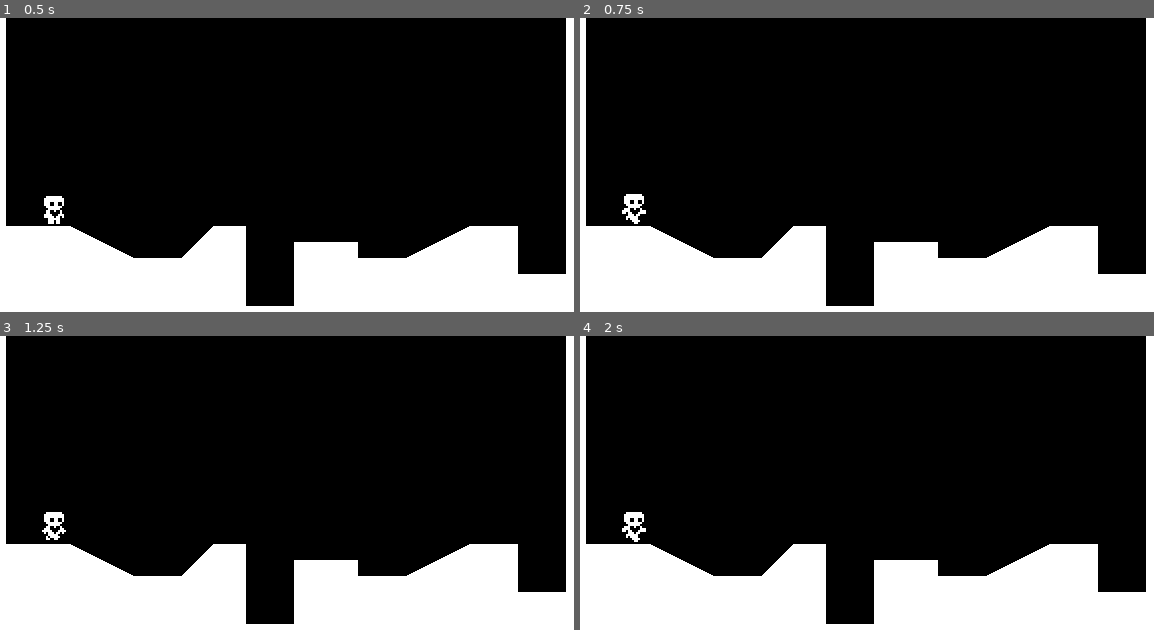
Above: before the commit, frames 1-4 (two rows, left to right).
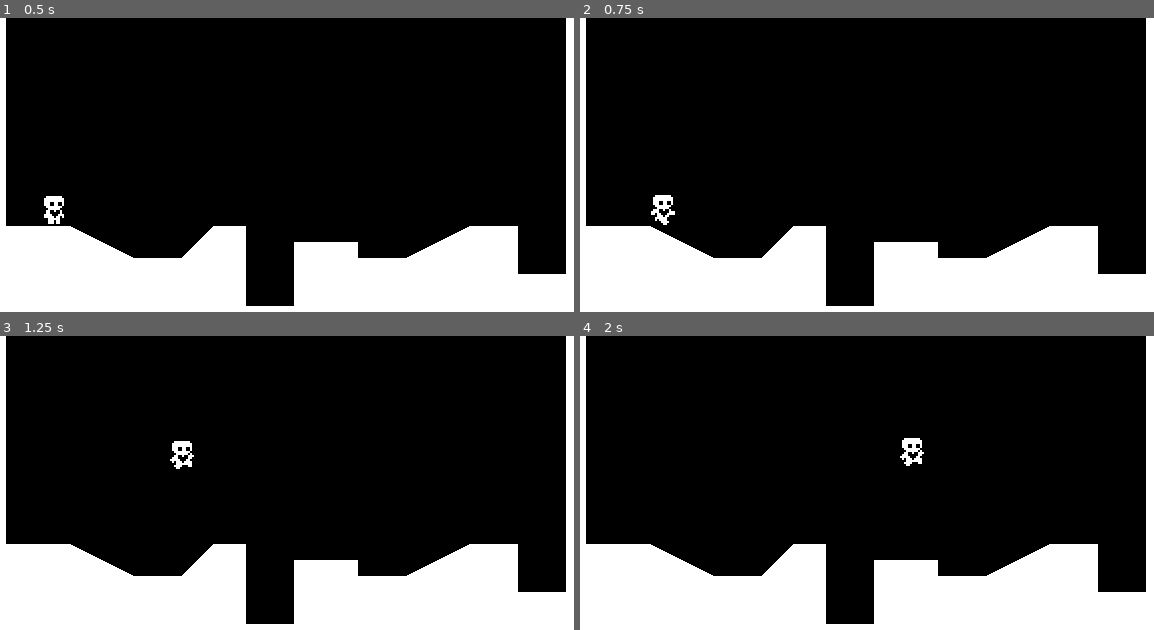
Above: after the commit, the same moments.

Repository: dazheng6/Heart-Platformer
Game: Godot game, scene res://Scenes/world.tscn
Same seed, same stepped clock (60 frames per second), same inputs: the game is played once before the commit and once after it.
Inputs:
- Up to frame 1 (0.5 s): no input
- Up to frame 2 (0.75 s): tap Enter at 0.5 s; hold Right (ui_right) from 0.53 s (still down)
- Up to frame 3 (1.25 s): keep holding Right (ui_right); tap Up (ui_up) at 0.77 s
- Up to frame 4 (2 s): keep holding Right (ui_right); tap Up (ui_up) at 1.52 s

Frame 1 is identical in both runs. In frame 2, 0.5% of the frame differs, in the area x 7-17%, y 59-71%; in frame 3, 0.5%; in frame 4, 0.5%, in the area x 7-60%, y 34-71%.
Error before the commit: Invalid access to property or key 'friction' on a base object of type 'Nil'. (res://Scripts/player.gd:41)

Commit message:
fixed friction nil index bug

Diff:
--- a/Scripts/PlayerMovementData.gd
+++ b/Scripts/PlayerMovementData.gd
@@ -1,7 +1,7 @@
 class_name PlayerMovementData
 extends Resource
 
-@export var  speed = 100.0
+@export var speed = 100.0
 @export var acceleration = 800.0
 @export var friction = 700.0
 @export var jump_velocity = -300.0
--- a/Scripts/player.gd
+++ b/Scripts/player.gd
@@ -8,6 +8,7 @@
 @onready var coyote_jump_timer = $CoyoteJumpTimer
 
 func _physics_process(delta):
+	movement_data = load("res://DefaultMovementData.tres")
 	apply_gravity(delta)
 	handle_jump()
 	var input_axis = Input.get_axis("ui_left", "ui_right")
@@ -33,8 +34,8 @@
 			velocity.y = movement_data.jump_velocity / 2
 
 func handle_acceleration(input_axis, delta):
-		if input_axis != 0:
-			velocity.x = move_toward(velocity.x, movement_data.speed * input_axis, movement_data.acceleration * delta)
+	if input_axis != 0:
+		velocity.x = move_toward(velocity.x, movement_data.speed * input_axis, movement_data.acceleration * delta)
 
 func apply_friction(input_axis, delta):
 	if input_axis == 0:
Not shown, added: Scenes/pla3FDB.tmp
Not shown, added: Scenes/pla60D0.tmp
Not shown, added: Scenes/pla9D4B.tmp
